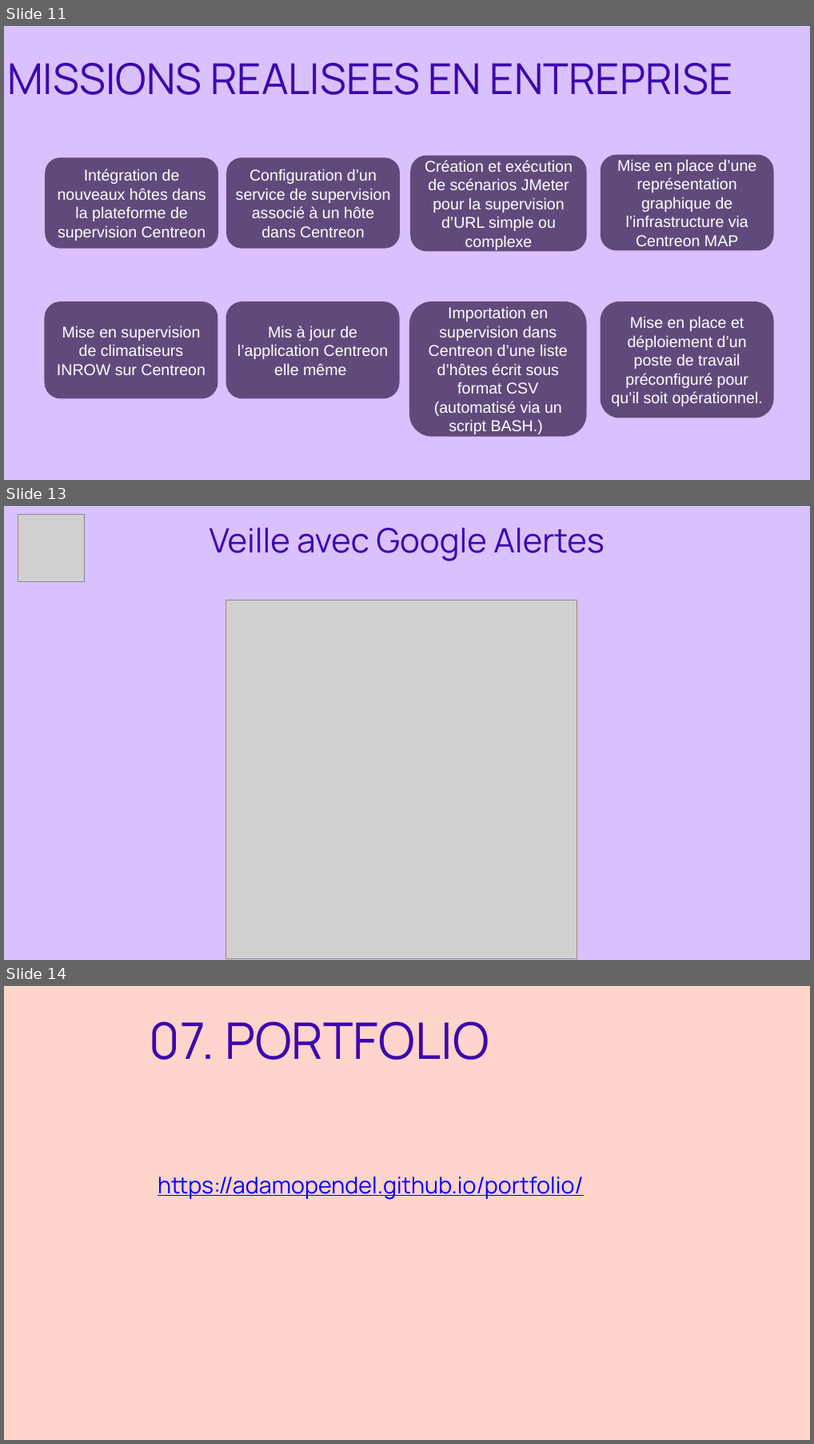
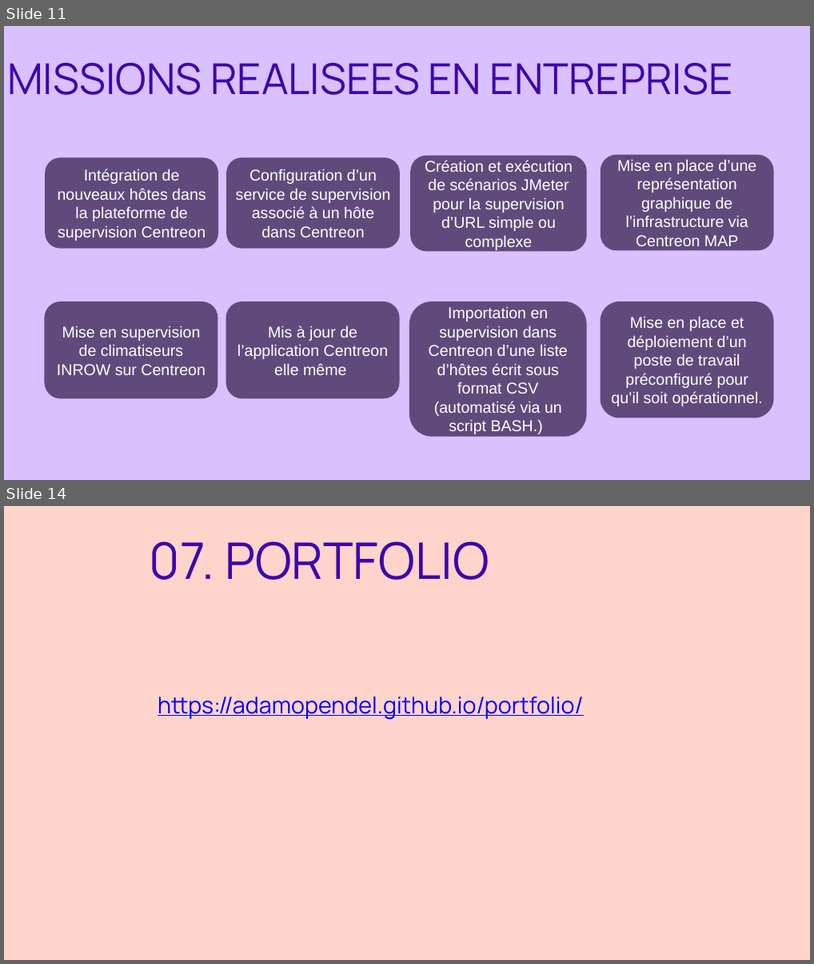
Before and after one commit to adamopendel/portfolio, a slide deck: Parcours_de_professionnalisation_E5_diapo.pptx. Shown one above the other, each under a label of ours: slides 11, 13 and 14 before the commit, slides 11 and 14 after it; the slides between them are not shown. The pictures are 814x1444 and 814x964 pixels, drawn with LibreOffice and Linux fonts; fonts in the diff are those of the drawing; grey boxes stand for pictures. Boxes give left, top, right and bottom in pixels: in the first picture for what was removed or moved away, otherwise in the second. Text is boxed around its words. In the diff, an @@ line names an element or a change of style, - is before the commit and + after.

```diff
--- a/Parcours_de_professionnalisation_E5_diapo.pptx
+++ b/Parcours_de_professionnalisation_E5_diapo.pptx
@@ slide 13 removed at (4,506,810,960), background #D9C0FF @@
@@ picture removed at (18,515,84,581) @@
@@ text removed at (210,528,605,561) @@
-Veille avec Google Alertes
@@ picture removed at (226,600,577,958) @@
```
Also in this commit, not shown: 5 slides changed, 1 slide added, 3 other files.
